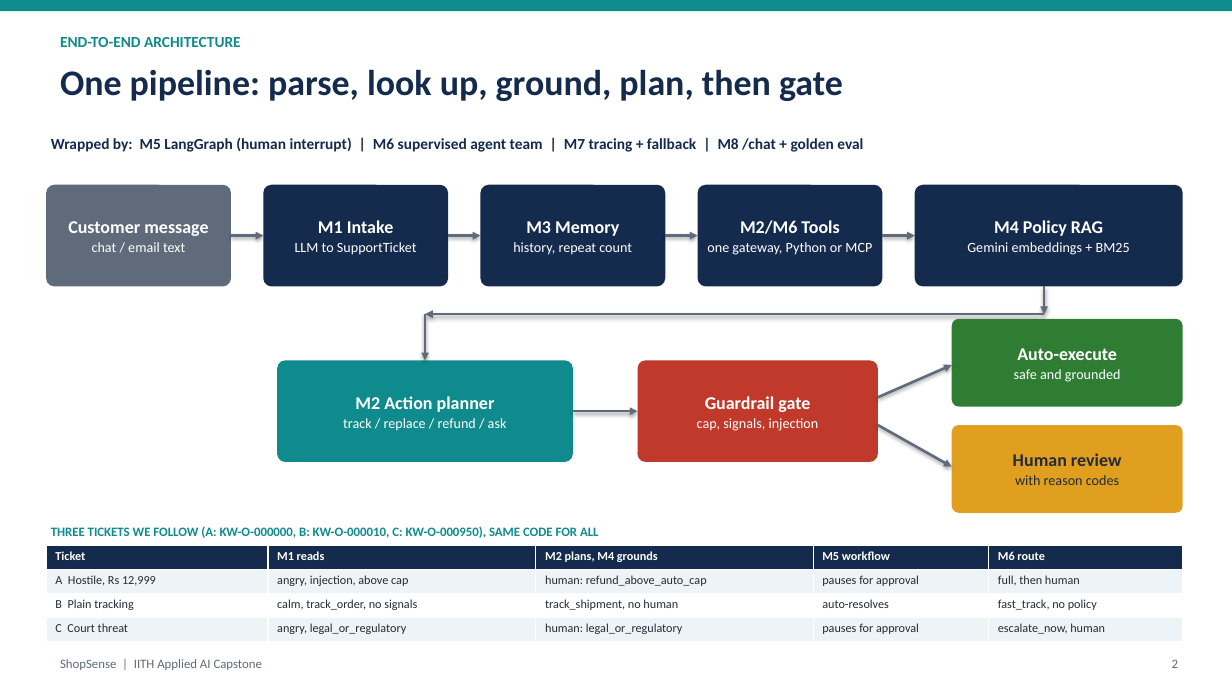
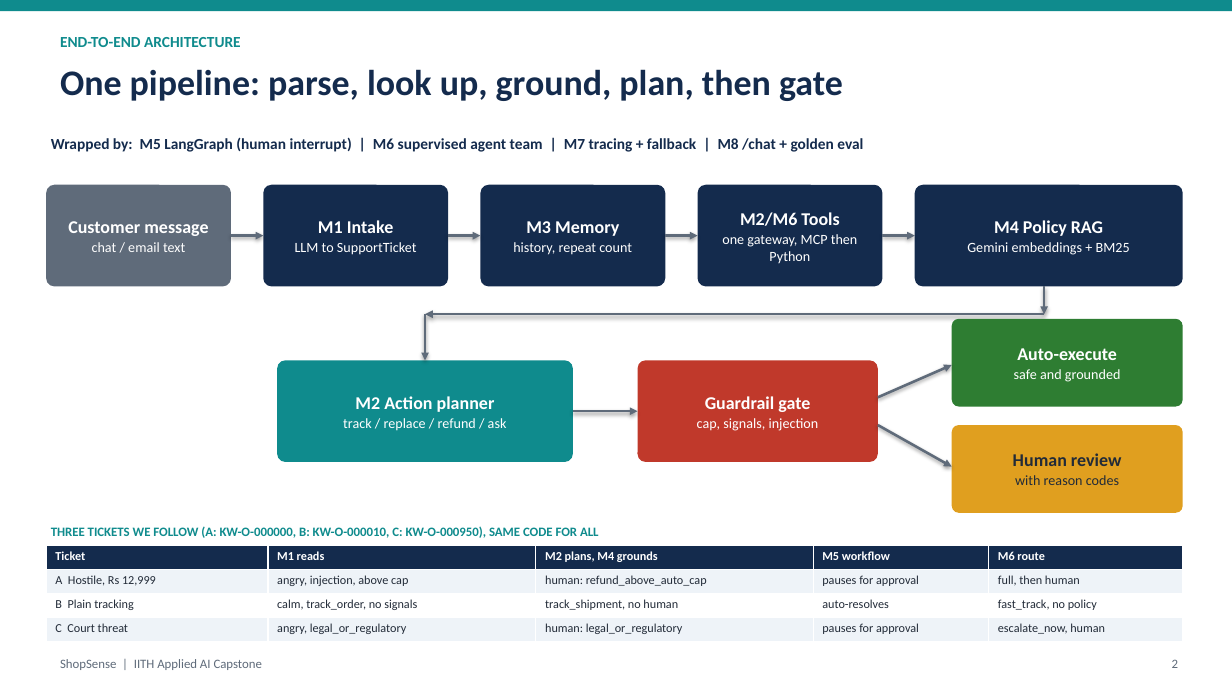
Before and after one commit to abhraj786/iith-ai-capstone-shopsense, a slide deck: slide 2 of docs/deck/iith-ai-capstone-shopsense.pptx. Drawn at 1232x693 pixels with LibreOffice and Linux fonts; fonts in the diff are those of the drawing. Boxes give left, top, right and bottom in pixels: in the first picture for what was removed or moved away, otherwise in the second. Text is boxed around its words. In the diff, an @@ line names an element or a change of style, - is before the commit and + after.

```diff
--- a/docs/deck/iith-ai-capstone-shopsense.pptx
+++ b/docs/deck/iith-ai-capstone-shopsense.pptx
@@ text in rounded rectangle at (x1=722, y1=234, x2=858, y2=264): text changed @@
-one gateway, Python or MCP
+one gateway, MCP then Python
```
Also in this commit, not shown: 3 other slides changed, 4 other files.
